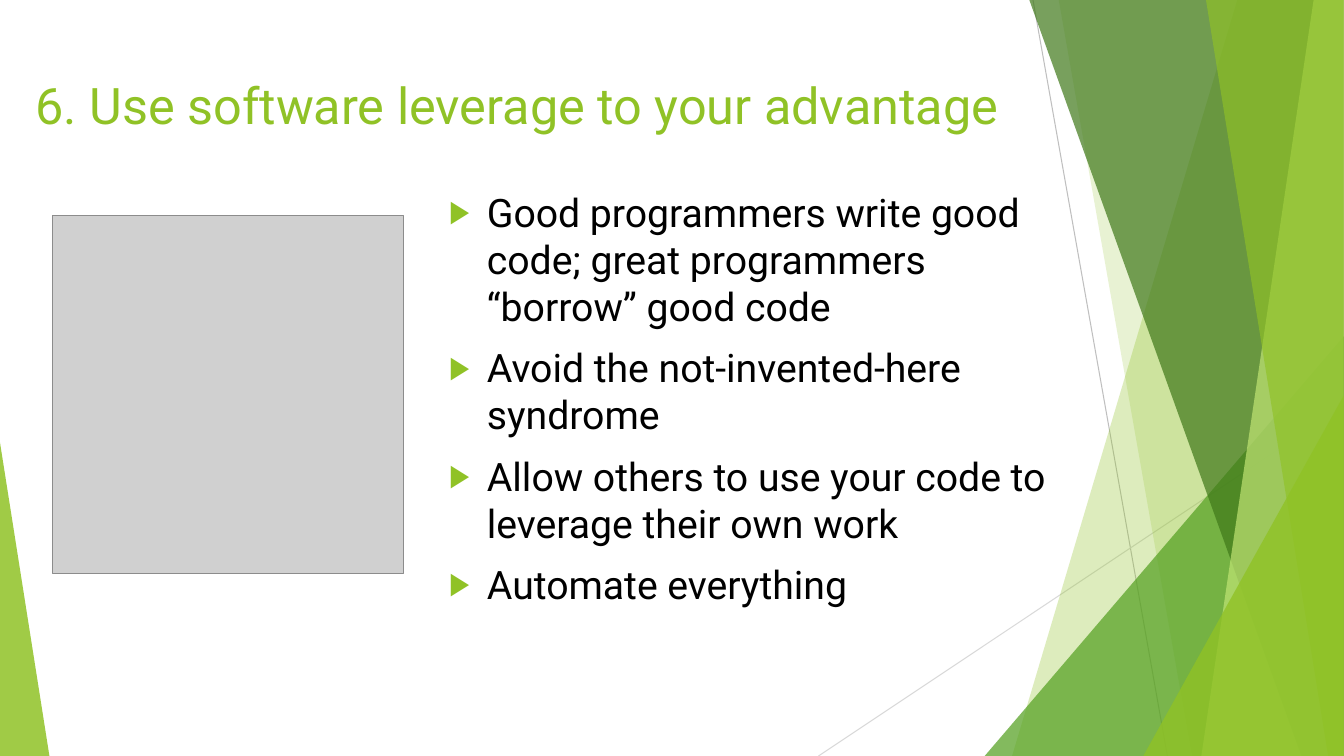
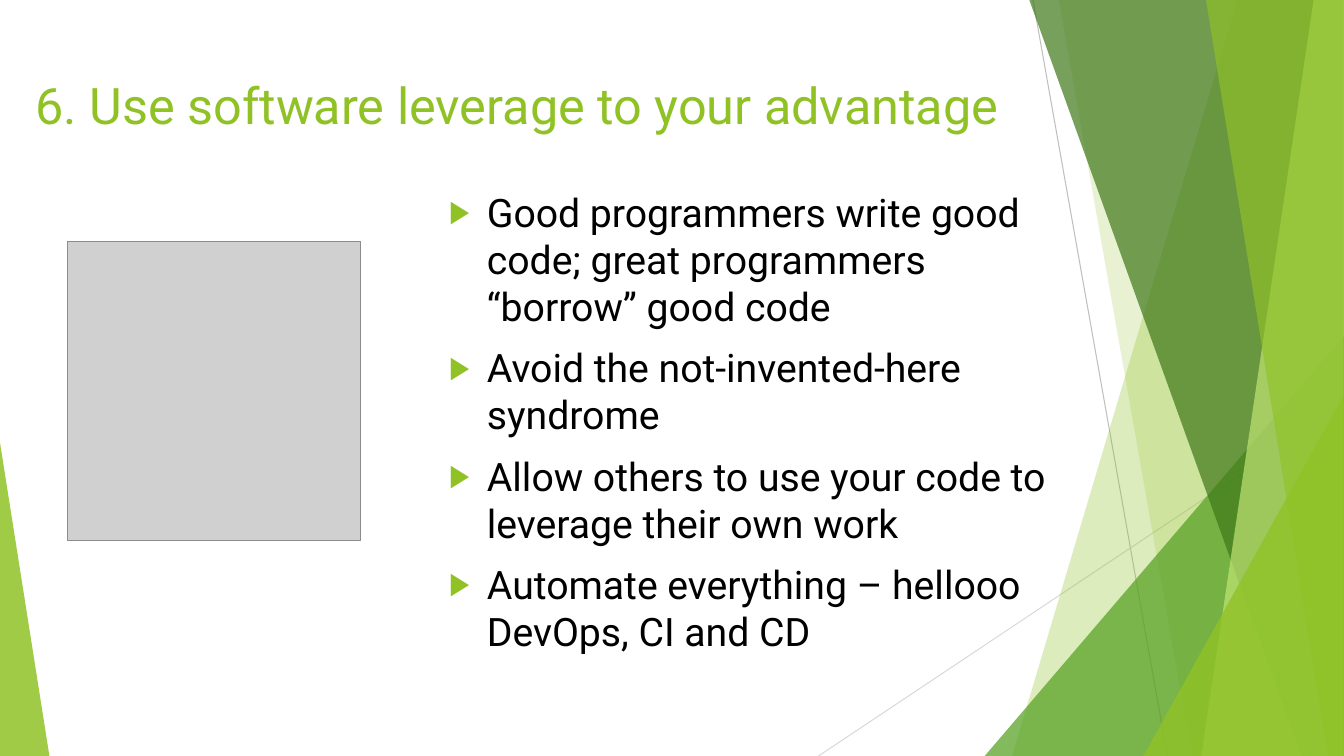
Before and after one commit to rudderfeet/the-unix-philosophy, a slide deck: slide 12 of The Unix Philosophy.pptx. Drawn at 1344x756 pixels with LibreOffice and Linux fonts; fonts in the diff are those of the drawing; grey boxes stand for pictures. Boxes give left, top, right and bottom in pixels: in the first picture for what was removed or moved away, otherwise in the second. Text is boxed around its words. In the diff, an @@ line names an element or a change of style, - is before the commit and + after.

```diff
--- a/The Unix Philosophy.pptx
+++ b/The Unix Philosophy.pptx
@@ picture: place and size @@
-picture at box(53, 215, 403, 573)
+picture at box(68, 241, 361, 540)
@@ text at box(487, 569, 1020, 654): text changed @@
-▶ Automate everything
+▶ Automate everything – hellooo DevOps, CI and CD
```
Also in this commit, not shown: 10 other slides changed.
